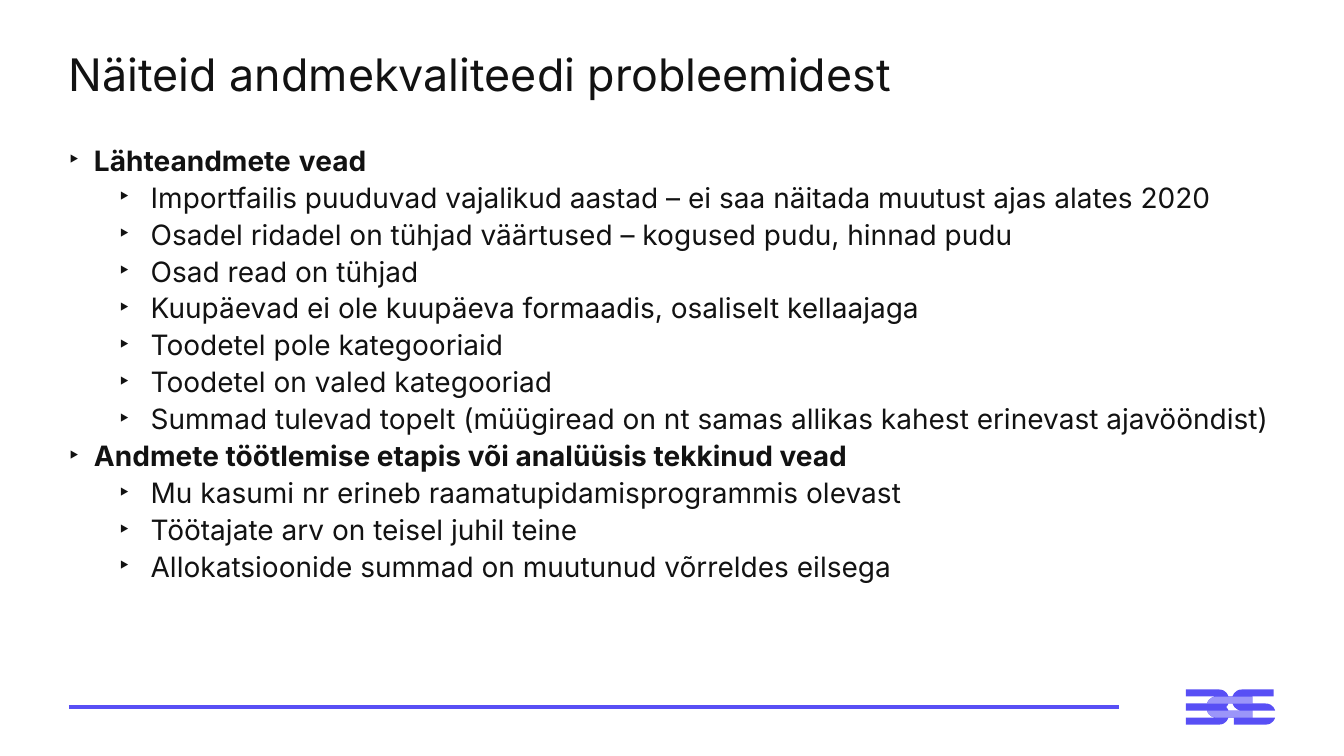
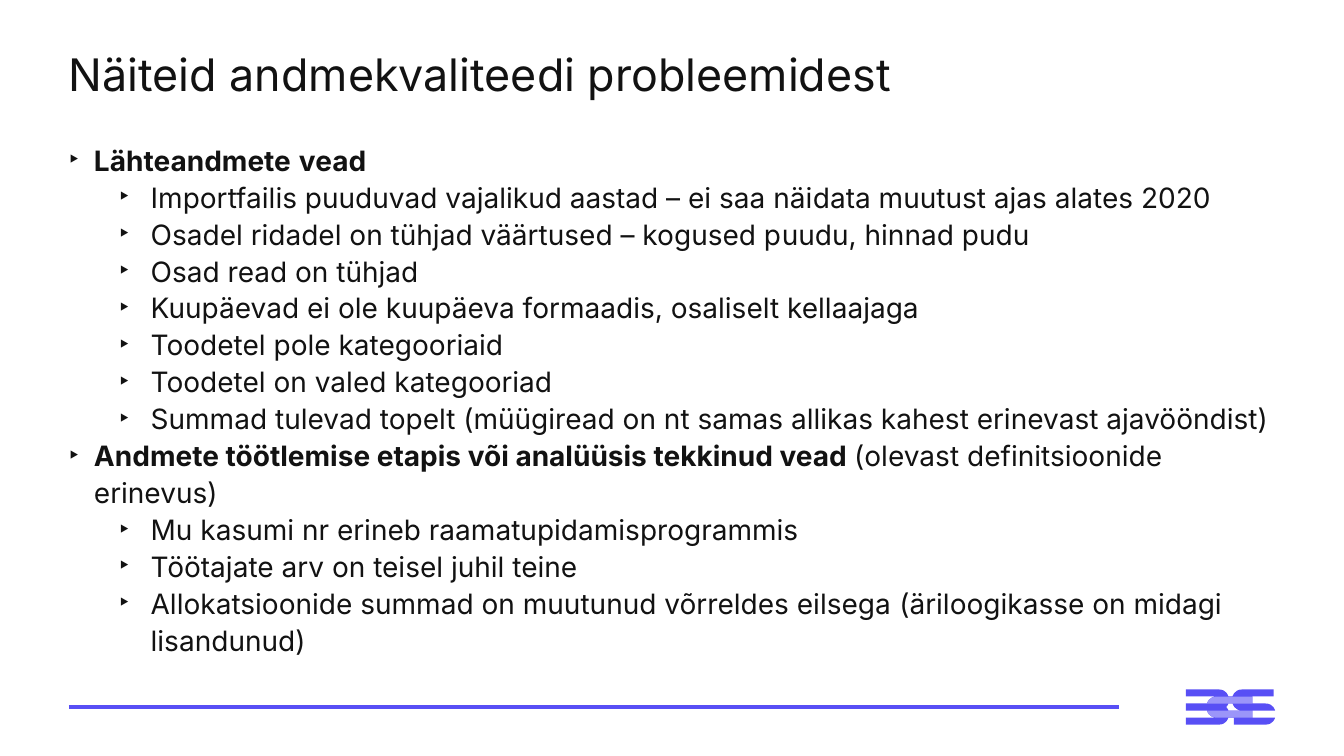
Before and after one commit to emilieabel/andmetarkus, a slide deck: slide 11 of Materjalid/Day2 Andmete elutsükkel Power BI/2-paev-andmetarkus-esitlus.pptx (slide 10 before the commit). Drawn at 1344x756 pixels with LibreOffice and Linux fonts; fonts in the diff are those of the drawing. Boxes give left, top, right and bottom in pixels: in the first picture for what was removed or moved away, otherwise in the second. Text is boxed around its words. In the diff, an @@ line names an element or a change of style, - is before the commit and + after.

```diff
--- a/Materjalid/Day2 Andmete elutsükkel Power BI/2-paev-andmetarkus-esitlus.pptx
+++ b/Materjalid/Day2 Andmete elutsükkel Power BI/2-paev-andmetarkus-esitlus.pptx
@@ text at [151, 186, 1211, 251]: text changed @@
-  ‣ Importfailis puuduvad vajalikud aastad – ei saa näitada muutust ajas alates 2020
-  ‣ Osadel ridadel on tühjad väärtused – kogused pudu, hinnad pudu
+  ‣ Importfailis puuduvad vajalikud aastad – ei saa näidata muutust ajas alates 2020
+  ‣ Osadel ridadel on tühjad väärtused – kogused puudu, hinnad pudu
@@ text at [94, 444, 1162, 546]: text changed; bold off @@
-‣ Andmete töötlemise etapis või analüüsis tekkinud vead
-  ‣ Mu kasumi nr erineb raamatupidamisprogrammis olevast
+‣ Andmete töötlemise etapis või analüüsis tekkinud vead (olevast definitsioonide erinevus)
+  ‣ Mu kasumi nr erineb raamatupidamisprogrammis
@@ text at [151, 592, 1222, 620]: text changed @@
-  ‣ Allokatsioonide summad on muutunud võrreldes eilsega
+  ‣ Allokatsioonide summad on muutunud võrreldes eilsega (äriloogikasse on midagi lisandunud)
```
Also in this commit, not shown: 5 other slides changed, 5 slides added, 2 slides removed, 2 other files.
